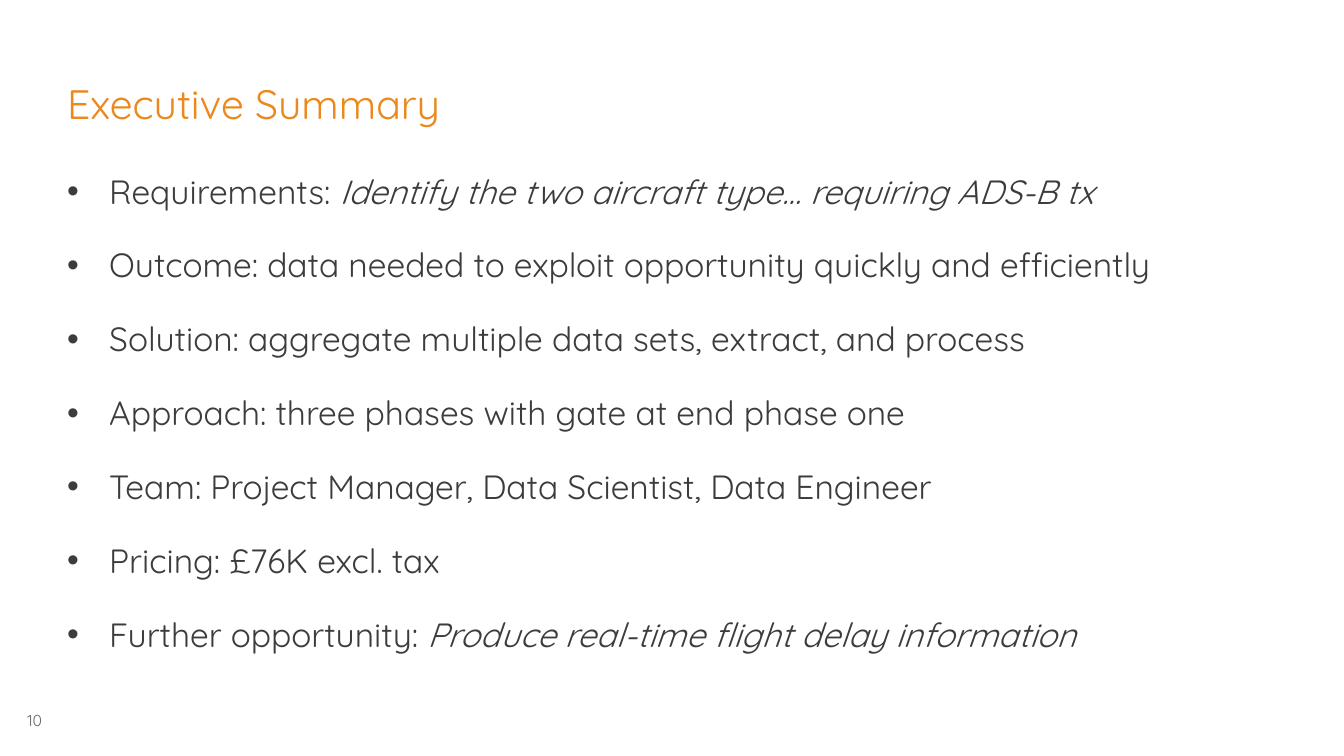
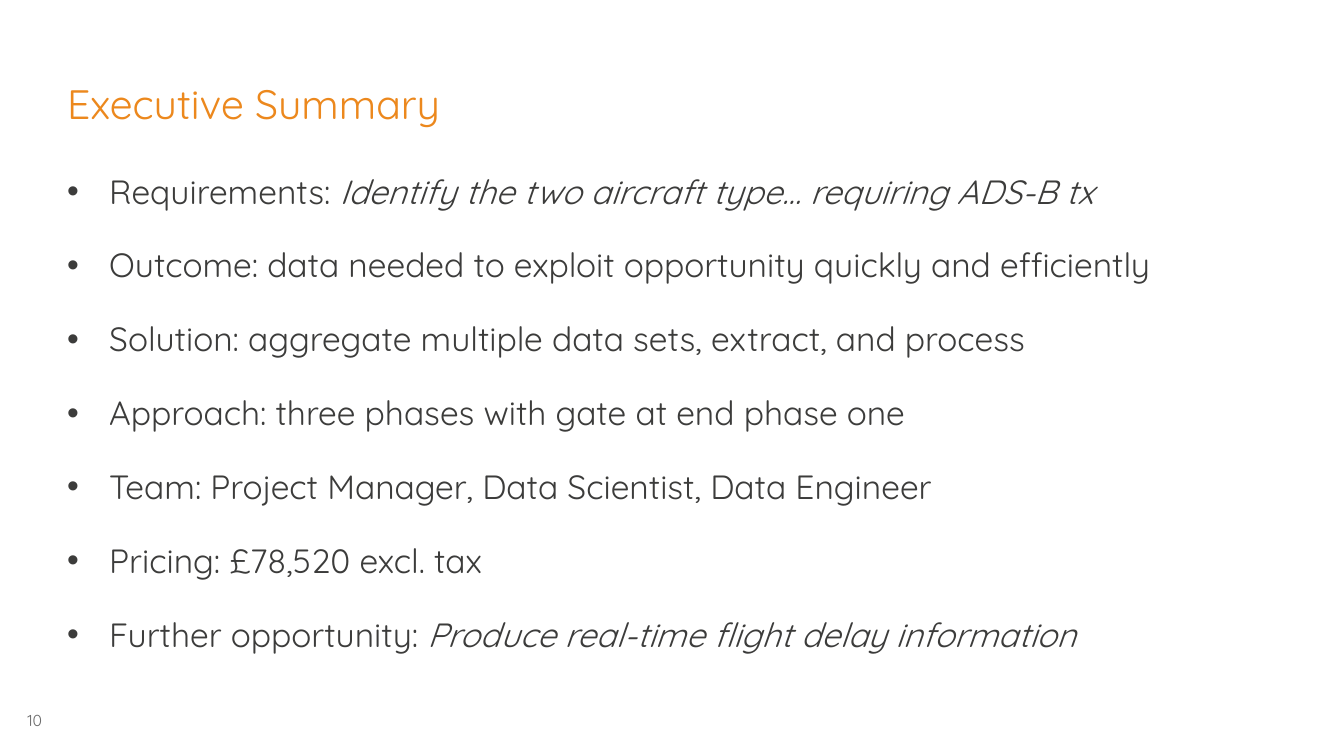
Before and after one commit to georgios-tsolakis-td/Bootcamp_Mar17_London, a slide deck: slide 10 of Team Quinto/Skynet Proposal.pptx. Drawn at 1344x756 pixels with LibreOffice and Linux fonts; fonts in the diff are those of the drawing; background and template pictures are left out. Boxes give left, top, right and bottom in pixels: in the first picture for what was removed or moved away, otherwise in the second. Text is boxed around its words. In the diff, an @@ line names an element or a change of style, - is before the commit and + after.

```diff
--- a/Team Quinto/Skynet Proposal.pptx
+++ b/Team Quinto/Skynet Proposal.pptx
@@ text at [109, 548, 482, 580]: text changed @@
-• Pricing: £76K excl. tax
+• Pricing: £78,520 excl. tax
```
Also in this commit, not shown: 2 other slides changed.
